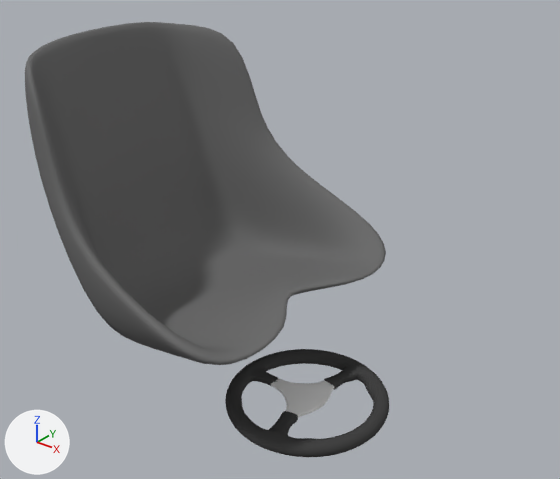
The Blender file Content/Models/kart_1.blend: old version first, new version second.
Both versions are drawn from a 50 mm camera at (61.5, -84.0, 79.5) aimed at (-5.9, 0.2, 27.3). Every picture has the same lights, and +X, +Y and +Z are marked at lower left. The same objects are shown in both versions, whatever each file hides.

In view in the first picture: 'm_steering_wheel.001', 'seat.001'.
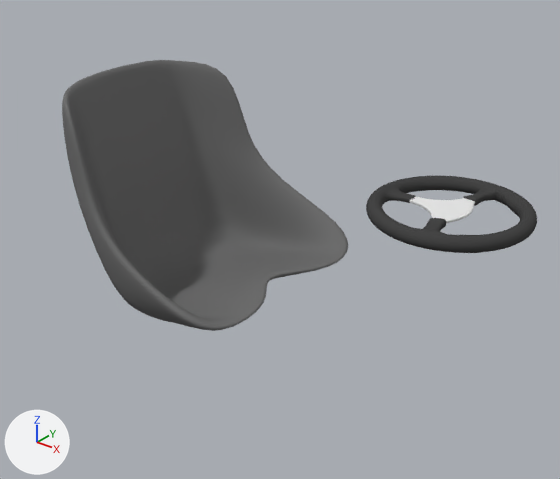
Changed parts and their boxes [x1, y1, x2, y2] in the pictures (560 x 479 px):
'seat.001', mesh rescaled (21% narrower, 21% shorter): before [25, 22, 386, 365]; after [62, 60, 348, 331]
'm_steering_wheel.001', mesh rescaled, moved (28% shorter): before [225, 349, 389, 457]; after [366, 176, 537, 253]

What changed in the scene script:
```text
Change me_cube_007:
    where me_cube_007.from_pydata(...)  # 76 vertices, 74 faces; spans x -19.8..29.6, y -26.2..26.2, z -19.6..30.1
    used by ob_seat_001; location = (-24.2, 0.0, 25.7)
    me_cube_007 part 1: the whole mesh is scaled about the mesh origin by 0.8
Change me_torus_003:
    where me_torus_003.from_pydata(...)  # 395 vertices, 368 faces; spans x -13.6..13.6, y -13.6..0.1, z -1.7..1.6
    used by ob_m_steering_wheel_001; location = (0.0, 0.0, 0.0)
    me_torus_003 part 2: the whole mesh is scaled about the mesh origin by 0.8
Change ob_m_steering_wheel_001:
    ob_m_steering_wheel_001.location: (0.0, 0.0, 0.0) -> (21.2, 1.4, 39.1)
```
